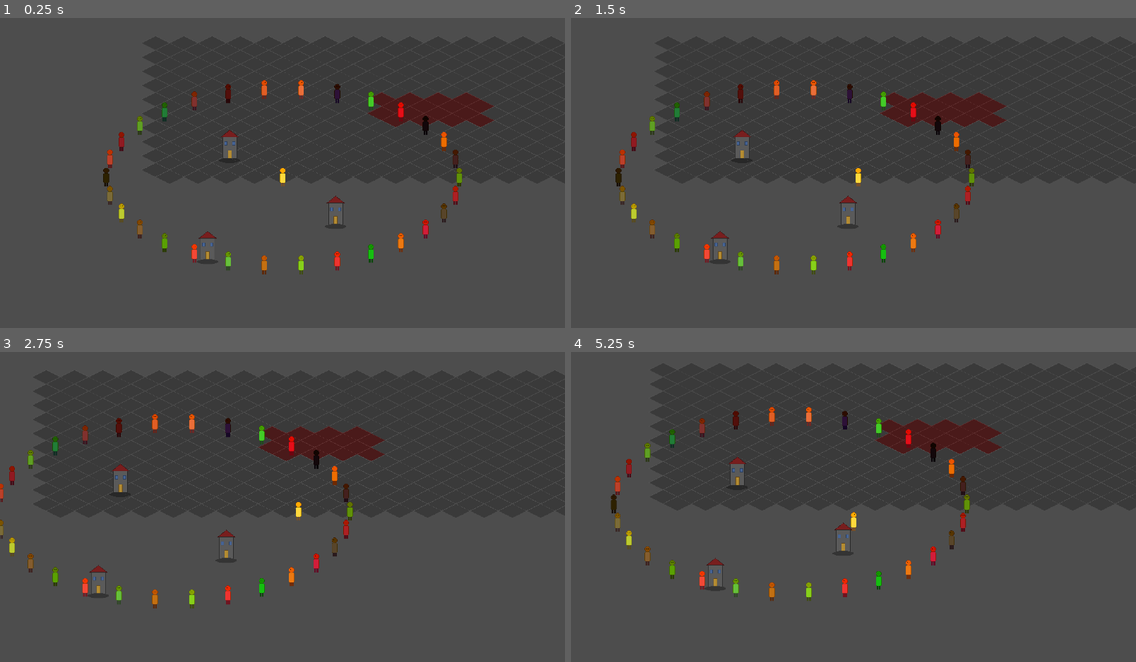
Above: before the commit, frames 1-4 (two rows, left to right).
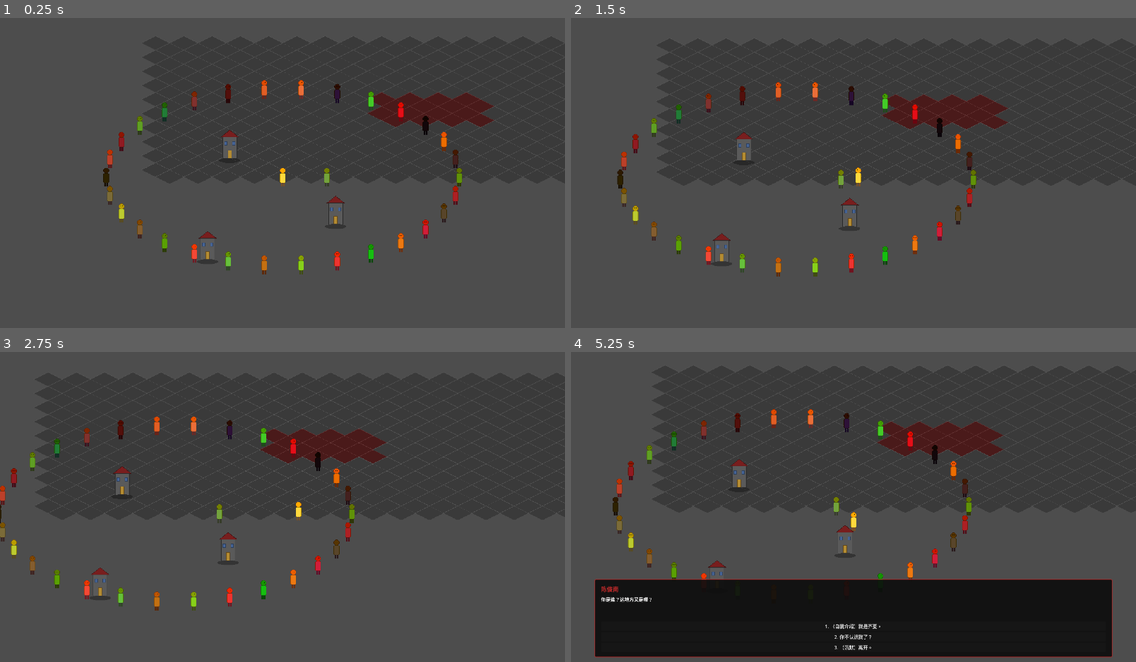
Above: after the commit, the same moments.

Repository: duancang8-ui/My-Game
Game: Godot game, scene res://src/scenes/world/test_world.tscn
Two runs of this game, one before a commit and one after it. Both use one fixed random seed, a clock stepped at 60 frames per second and the inputs below.
Inputs (mouse positions are in pixels of both pictures, inside the frame that each line leads up to):
- Up to frame 1 (0.25 s): no input
- Up to frame 2 (1.5 s): tap Enter at 0.5 s; move the mouse to (977, 160) at 0.52 s; hold D (move_right) 0.53-1.25 s; hold E (interact) 0.53-1.25 s; click (977, 160) at 0.67 s; drag from (740, 191) to (870, 176) at 1.27 s
- Up to frame 3 (2.75 s): move the mouse to (339, 441) at 2.02 s; hold D (move_right) from 2.03 s (still down); hold Shift from 2.03 s (still down); tap E (interact) at 2.3 s
- Up to frame 4 (5.25 s): release D (move_right) at 2.75 s; release Shift at 2.75 s; drag from (825, 575) to (684, 463) at 2.77 s; move the mouse to (1023, 556) at 3.52 s; hold A (move_left) 3.53-4.25 s; hold E (interact) 3.53-4.25 s; tap Ctrl at 3.6 s; drag from (684, 463) to (836, 510) at 4.27 s; move the mouse to (881, 510) at 5.02 s; hold S (move_down) from 5.03 s (still down); hold E (interact) from 5.03 s (still down); click (881, 510) at 5.17 s

The runs differ from the first frame. In frame 1, less than 0.1% of the frame differs, in the area x 57-59%, y 48-55%; in frame 2, 3.8%; in frame 3, 4.0%; in frame 4, 27%, in the area x 4-100%, y 4-99%.

Commit message:
feat(dialogue): integrate dialogue stack into TestWorld
- DialogueDatabase autoload registered (lazy init for --script mode)
- chen_junnan_intro: 5-line example dialogue showing branching + bbcode
- ChenJunnan NPC added to TestWorld (CharacterBody2D + Interactable Area2D)
- DialogueController wires Interactable → DialogueRunner → DialogueBox

27/27 unit tests still pass; integration verification PASS.

Co-authored-by: Cursor <cursoragent@cursor.com>

Diff:
--- a/project.godot
+++ b/project.godot
@@ -22,6 +22,10 @@
 window/size/viewport_height=1080
 window/stretch/mode="viewport"
 window/stretch/aspect="expand"
+
+[autoload]
+
+DialogueDatabase="*res://src/scripts/dialogue/dialogue_database.gd"
 
 [editor_plugins]
 
--- a/src/scenes/world/test_world.tscn
+++ b/src/scenes/world/test_world.tscn
@@ -1,13 +1,23 @@
-[gd_scene load_steps=7 format=3 uid="uid://btestworld1p1"]
+[gd_scene load_steps=11 format=3 uid="uid://btestworld1p1"]
 
 [ext_resource type="TileSet" uid="uid://b3p1plctileset" path="res://src/assets/tiles/iso_tileset_placeholder.tres" id="1_tileset"]
 [ext_resource type="Script" path="res://src/scripts/test/world_builder.gd" id="2_builder"]
 [ext_resource type="PackedScene" uid="uid://bplayerscene1" path="res://src/scenes/player/player.tscn" id="3_player"]
 [ext_resource type="Texture2D" uid="uid://d0medctlufyas" path="res://src/assets/characters/building_placeholder.png" id="4_building"]
 [ext_resource type="Script" path="res://src/scripts/test/spawn_test_npcs.gd" id="5_spawn"]
+[ext_resource type="PackedScene" uid="uid://bdialoguebox1" path="res://src/scenes/ui/dialogue_box.tscn" id="6_dlgbox"]
+[ext_resource type="Script" uid="uid://ddws0fkvtamqv" path="res://src/scripts/dialogue/dialogue_controller.gd" id="7_dlgctrl"]
+[ext_resource type="Texture2D" uid="uid://bqif0pn0xf5dj" path="res://src/assets/characters/player_placeholder.png" id="8_npc_sprite"]
+[ext_resource type="Script" uid="uid://0ttpp1qr2s2k" path="res://src/scripts/interaction/interactable.gd" id="9_interactable"]
 
 [sub_resource type="RectangleShape2D" id="RectangleShape2D_building"]
 size = Vector2(36, 28)
+
+[sub_resource type="CircleShape2D" id="CircleShape2D_npc"]
+radius = 8.0
+
+[sub_resource type="CircleShape2D" id="CircleShape2D_npc_interact"]
+radius = 32.0
 
 [node name="TestWorld" type="Node2D"]
 
@@ -47,6 +57,29 @@
 position = Vector2(0, 26)
 shape = SubResource("RectangleShape2D_building")
 
+[node name="ChenJunnan" type="CharacterBody2D" parent="YSortContainer"]
+position = Vector2(420, 320)
+
+[node name="Sprite" type="Sprite2D" parent="YSortContainer/ChenJunnan"]
+texture = ExtResource("8_npc_sprite")
+modulate = Color(0.45, 0.75, 1.0, 1.0)
+
+[node name="Collision" type="CollisionShape2D" parent="YSortContainer/ChenJunnan"]
+position = Vector2(0, 14)
+shape = SubResource("CircleShape2D_npc")
+
+[node name="Interactable" type="Area2D" parent="YSortContainer/ChenJunnan"]
+collision_layer = 2
+collision_mask = 0
+script = ExtResource("9_interactable")
+interaction_type = 1
+dialogue_id = "chen_junnan_intro"
+prompt_text = "[E] 与陈俊南交谈"
+
+[node name="InteractShape" type="CollisionShape2D" parent="YSortContainer/ChenJunnan/Interactable"]
+position = Vector2(0, 14)
+shape = SubResource("CircleShape2D_npc_interact")
+
 [node name="Player" parent="YSortContainer" instance=ExtResource("3_player")]
 position = Vector2(320, 320)
 
@@ -57,3 +90,10 @@
 [node name="TestSpawner" type="Node" parent="."]
 script = ExtResource("5_spawn")
 ysort_container_path = NodePath("../YSortContainer")
+
+[node name="DialogueBox" parent="." instance=ExtResource("6_dlgbox")]
+
+[node name="DialogueController" type="Node" parent="."]
+script = ExtResource("7_dlgctrl")
+dialogue_box_path = NodePath("../DialogueBox")
+interactor_path = NodePath("../YSortContainer/Player/Interactor")
--- /dev/null
+++ b/src/scripts/dialogue/dialogue_controller.gd
@@ -0,0 +1,69 @@
+class_name DialogueController
+extends Node
+
+# 把 Interactable.interaction_triggered → DialogueRunner → DialogueBox 的胶水代码
+# 挂在场景里，监听场景内任何 Interactable 的对话触发，启动对应对话
+
+@export var dialogue_box_path: NodePath          ## DialogueBox CanvasLayer 节点路径
+@export var interactor_path: NodePath            ## 玩家 PlayerInteractor 节点路径
+
+var _dialogue_box: DialogueBox = null
+var _interactor: PlayerInteractor = null
+var _runner: DialogueRunner = null
+
+func _ready() -> void:
+    _dialogue_box = get_node_or_null(dialogue_box_path) as DialogueBox
+    _interactor = get_node_or_null(interactor_path) as PlayerInteractor
+    if _dialogue_box == null:
+        push_error("DialogueController: DialogueBox not found at " + str(dialogue_box_path))
+        return
+    if _interactor == null:
+        push_error("DialogueController: PlayerInteractor not found at " + str(interactor_path))
+        return
+    _interactor.interactable_entered.connect(_on_interactable_entered)
+    _dialogue_box.choice_picked.connect(_on_choice_picked)
+    _dialogue_box.continue_pressed.connect(_on_continue_pressed)
+    # 监听场景树中所有 Interactable
+    _connect_all_interactables(get_tree().root)
+
+func _connect_all_interactables(node: Node) -> void:
+    if node is Interactable:
+        var i := node as Interactable
+        if not i.interaction_triggered.is_connected(_on_interaction):
+            i.interaction_triggered.connect(_on_interaction)
+    for child in node.get_children():
+        _connect_all_interactables(child)
+
+func _on_interactable_entered(interactable: Interactable) -> void:
+    # 玩家进入 Interactable 范围时把信号连上（仅一次）
+    if not interactable.interaction_triggered.is_connected(_on_interaction):
+        interactable.interaction_triggered.connect(_on_interaction)
+
+func _on_interaction(interactable: Interactable) -> void:
+    match interactable.interaction_type:
+        Interactable.Type.DIALOGUE:
+            _start_dialogue(interactable.dialogue_id)
+        _:
+            push_warning("DialogueController: interaction type %s not handled" % interactable.interaction_type)
+
+func _start_dialogue(dialogue_id: String) -> void:
+    var db: Node = get_node_or_null("/root/DialogueDatabase")
+    if db == null:
+        push_error("DialogueController: DialogueDatabase autoload missing")
+        return
+    if not db.has_dialogue(dialogue_id):
+        push_error("DialogueController: no dialogue '%s' registered" % dialogue_id)
+        return
+    var lines: Array = db.get_lines(dialogue_id)
+    var start_id: String = db.get_start_id(dialogue_id)
+    _runner = DialogueRunner.new()
+    _dialogue_box.attach_runner(_runner)
+    _runner.start(lines, start_id)
+
+func _on_choice_picked(index: int) -> void:
+    if _runner != null:
+        _runner.pick_choice(index)
+
+func _on_continue_pressed() -> void:
+    if _runner != null:
+        _runner.advance()
--- /dev/null
+++ b/src/scripts/dialogue/dialogue_database.gd
@@ -0,0 +1,83 @@
+extends Node
+
+# Autoload 单例：根据 dialogue_id 提供对话数据
+# 用 lazy 初始化：首次访问时注册内置对话，保证在 _ready 不被调用的环境下也能工作（如 --script 模式）
+# 后续扩展：从 res://src/assets/dialogues/*.tres 自动加载、热重载、本地化
+
+var _dialogues_by_id: Dictionary = {}  # String -> Array[DialogueLine]
+var _start_ids: Dictionary = {}        # String -> String
+var _initialized: bool = false
+
+func _ready() -> void:
+    _ensure_initialized()
+
+func _ensure_initialized() -> void:
+    if _initialized:
+        return
+    _initialized = true
+    _register_builtin_dialogues()
+
+func _register_builtin_dialogues() -> void:
+    register_chen_junnan_intro()
+
+func register(dialogue_id: String, lines: Array, start_id: String) -> void:
+    _dialogues_by_id[dialogue_id] = lines
+    _start_ids[dialogue_id] = start_id
+
+func has_dialogue(dialogue_id: String) -> bool:
+    _ensure_initialized()
+    return _dialogues_by_id.has(dialogue_id)
+
+func get_lines(dialogue_id: String) -> Array:
+    _ensure_initialized()
+    return _dialogues_by_id.get(dialogue_id, [])
+
+func get_start_id(dialogue_id: String) -> String:
+    _ensure_initialized()
+    return _start_ids.get(dialogue_id, "")
+
+# === 示例对话：Cycle 2 重生后陈俊南不认识齐夏 ===
+
+func register_chen_junnan_intro() -> void:
+    # Cycle 2 第 1 天，齐夏在面试房间外见到失忆的陈俊南
+    # 这是 P2 的占位对话，用于演示对话系统全流程
+    var l1: DialogueLine = DialogueLine.new()
+    l1.line_id = "intro_01"
+    l1.speaker_name = "陈俊南"
+    l1.text = "你是谁？这地方又是哪？"
+    var c1: DialogueChoice = DialogueChoice.new()
+    c1.label = "（自我介绍）我是齐夏。"
+    c1.next_line_id = "intro_02_a"
+    var c2: DialogueChoice = DialogueChoice.new()
+    c2.label = "你不认识我了？"
+    c2.next_line_id = "intro_02_b"
+    var c3: DialogueChoice = DialogueChoice.new()
+    c3.label = "（沉默）离开。"
+    c3.ends_dialogue = true
+    l1.choices = [c1, c2, c3] as Array[DialogueChoice]
+
+    var l2a: DialogueLine = DialogueLine.new()
+    l2a.line_id = "intro_02_a"
+    l2a.speaker_name = "陈俊南"
+    l2a.text = "齐夏？没听过。你也是被押来这鬼地方的？"
+    l2a.auto_next_line_id = "intro_03"
+
+    var l2b: DialogueLine = DialogueLine.new()
+    l2b.line_id = "intro_02_b"
+    l2b.speaker_name = "陈俊南"
+    l2b.text = "（皱眉）我们见过？我怎么一点印象都没有……"
+    l2b.auto_next_line_id = "intro_03_b"
+
+    var l3: DialogueLine = DialogueLine.new()
+    l3.line_id = "intro_03"
+    l3.speaker_name = "齐夏"
+    l3.text = "（看着他失忆的样子，[color=#b71c1c]这又是新一轮的开始[/color]……）"
+    l3.auto_next_line_id = ""  # 结束
+
+    var l3b: DialogueLine = DialogueLine.new()
+    l3b.line_id = "intro_03_b"
+    l3b.speaker_name = "齐夏"
+    l3b.text = "（[color=#b71c1c]别提这事[/color]。）算了，可能我认错了。"
+    l3b.auto_next_line_id = ""  # 结束
+
+    register("chen_junnan_intro", [l1, l2a, l2b, l3, l3b], "intro_01")
Not shown, added: src/scripts/dialogue/dialogue_controller.gd.uid
Not shown, added: src/scripts/dialogue/dialogue_database.gd.uid
